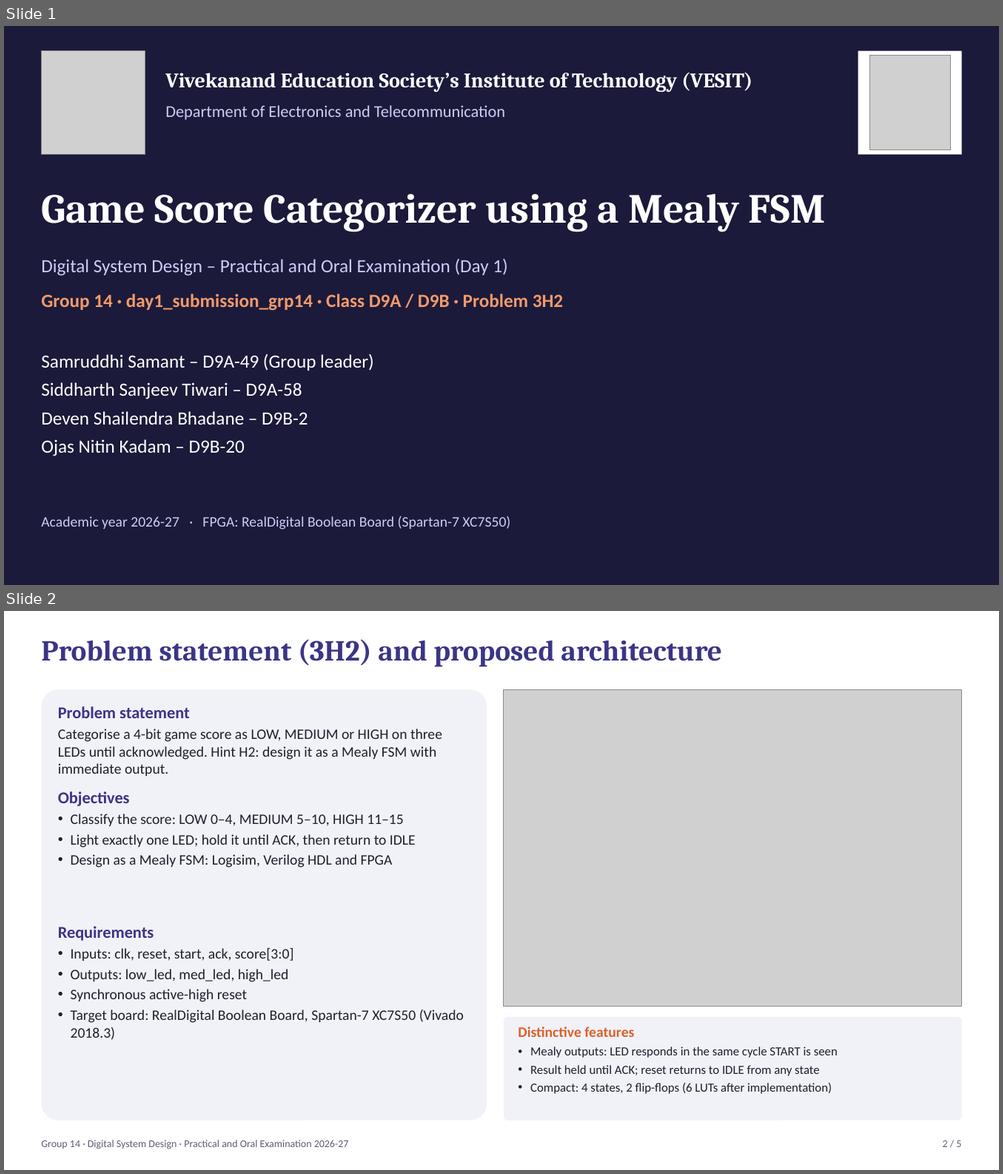
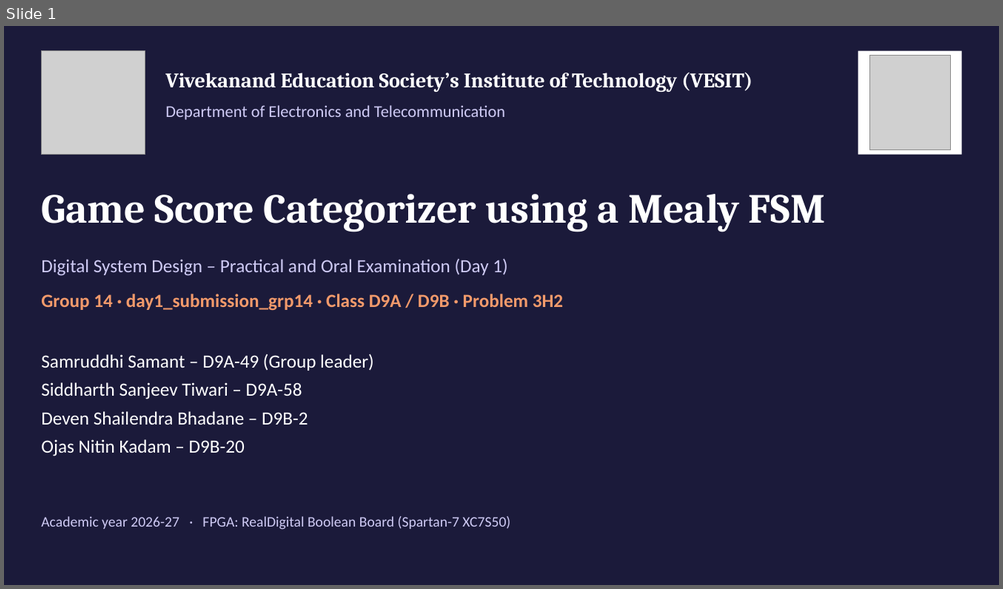
Before and after one commit to MrugendraVasmatkar/Digital_System_Design_Practical_2026_27_D9A_B, a slide deck: Group_Submissions/day1_submission_grp14/06_Presentation/Group14_DSD_Presentation.pptx. Shown one above the other, each under a label of ours: slides 1 and 2 before the commit, slide 1 after it. The pictures are 1003x1174 and 1003x589 pixels, drawn with LibreOffice and Linux fonts; fonts in the diff are those of the drawing; grey boxes stand for pictures. Boxes give left, top, right and bottom in pixels: in the first picture for what was removed or moved away, otherwise in the second. Text is boxed around its words. In the diff, an @@ line names an element or a change of style, - is before the commit and + after.

```diff
--- a/Group_Submissions/day1_submission_grp14/06_Presentation/Group14_DSD_Presentation.pptx
+++ b/Group_Submissions/day1_submission_grp14/06_Presentation/Group14_DSD_Presentation.pptx
@@ slide 2 removed at [4, 611, 999, 1170], background #FFFFFF @@
@@ text removed at [41, 639, 722, 667] @@
-Problem statement (3H2) and proposed architecture
@@ rounded rectangle removed at [41, 690, 486, 1122] @@
@@ picture removed at [504, 690, 962, 1007] @@
@@ text removed at [58, 706, 190, 718] @@
-Problem statement
@@ text removed at [58, 729, 442, 776] @@
-Categorise a 4-bit game score as LOW, MEDIUM or HIGH on three LEDs until acknowledged. Hint H2: design it as a Mealy FSM with immediate output.
@@ text removed at [58, 792, 130, 806] @@
-Objectives
@@ text removed at [71, 814, 415, 868] @@
-• Classify the score: LOW 0–4, MEDIUM 5–10, HIGH 11–15
-• Light exactly one LED; hold it until ACK, then return to IDLE
-• Design as a Mealy FSM: Logisim, Verilog HDL and FPGA
@@ text removed at [58, 926, 154, 941] @@
-Requirements
@@ text removed at [71, 948, 464, 1040] @@
-• Inputs: clk, reset, start, ack, score[3:0]
-• Outputs: low_led, med_led, high_led
-• Synchronous active-high reset
-• Target board: RealDigital Boolean Board, Spartan-7 XC7S50 (Vivado 2018.3)
@@ rounded rectangle removed at [504, 1017, 962, 1121] @@
@@ text removed at [518, 1027, 634, 1037] @@
-Distinctive features
@@ text removed at [530, 1047, 837, 1094] @@
-• Mealy outputs: LED responds in the same cycle START is seen
-• Result held until ACK; reset returns to IDLE from any state
-• Compact: 4 states, 2 flip-flops (6 LUTs after implementation)
@@ text removed at [41, 1140, 349, 1150] @@
-Group 14 · Digital System Design · Practical and Oral Examination 2026-27
@@ text removed at [942, 1141, 961, 1147] @@
-2 / 5
```
Also in this commit, not shown: 2 slides added, 3 other slides removed, 3 other files.
